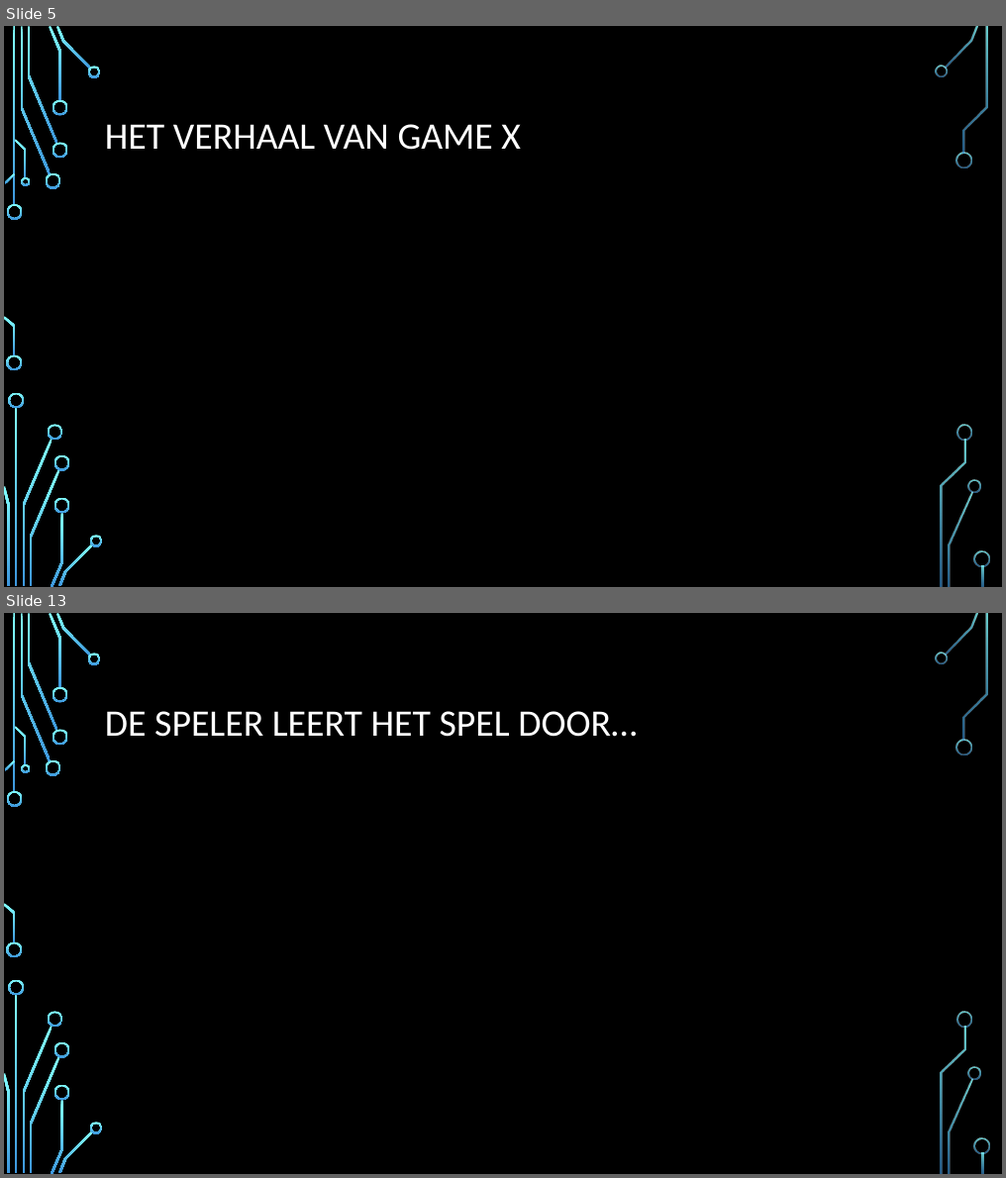
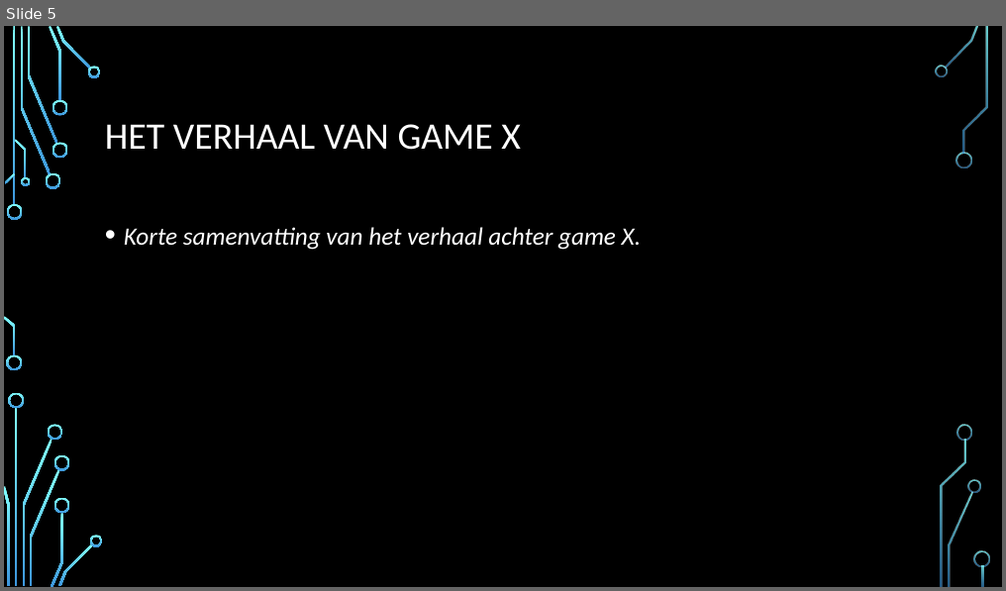
Before and after one commit to rweeda/PythonIA, a slide deck: docs/Pygame/GameAnalyse_GameX.pptx. Shown one above the other, each under a label of ours: slides 5 and 13 before the commit, slide 5 after it; the slides between them are not shown. The pictures are 1006x1178 and 1006x591 pixels, drawn with LibreOffice and Linux fonts; fonts in the diff are those of the drawing; background and template pictures are left out. Boxes give left, top, right and bottom in pixels: in the first picture for what was removed or moved away, otherwise in the second. Text is boxed around its words. In the diff, an @@ line names an element or a change of style, - is before the commit and + after.

```diff
--- a/docs/Pygame/GameAnalyse_GameX.pptx
+++ b/docs/Pygame/GameAnalyse_GameX.pptx
@@ slide 13 removed at (x1=4, y1=613, x2=1002, y2=1174), background picture (left out); not listed: 36 template elements that a slide beside it also shows @@
@@ title removed at (x1=105, y1=711, x2=637, y2=737) @@
-DE SPELER LEERT HET SPEL DOOR…
@@ slide 5 changed as well @@
@@ text added at (x1=124, y1=227, x2=641, y2=250), 24 pt, text #FFFFFF, italic @@
+• Korte samenvatting van het verhaal achter game X.
```
Also in this commit, not shown: 6 other slides changed, 1 slide added, 6 other slides removed, 9 other files.
